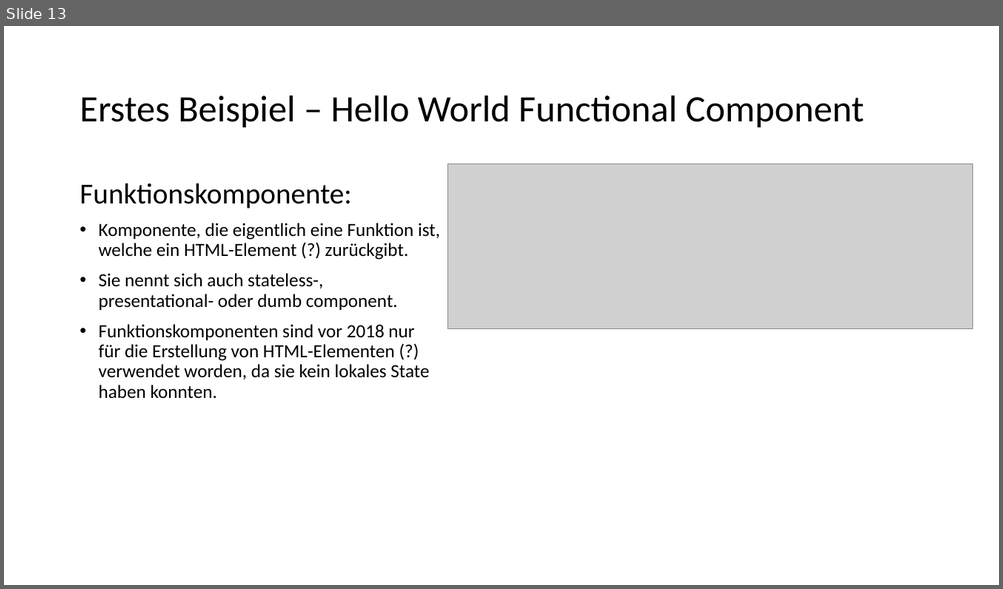
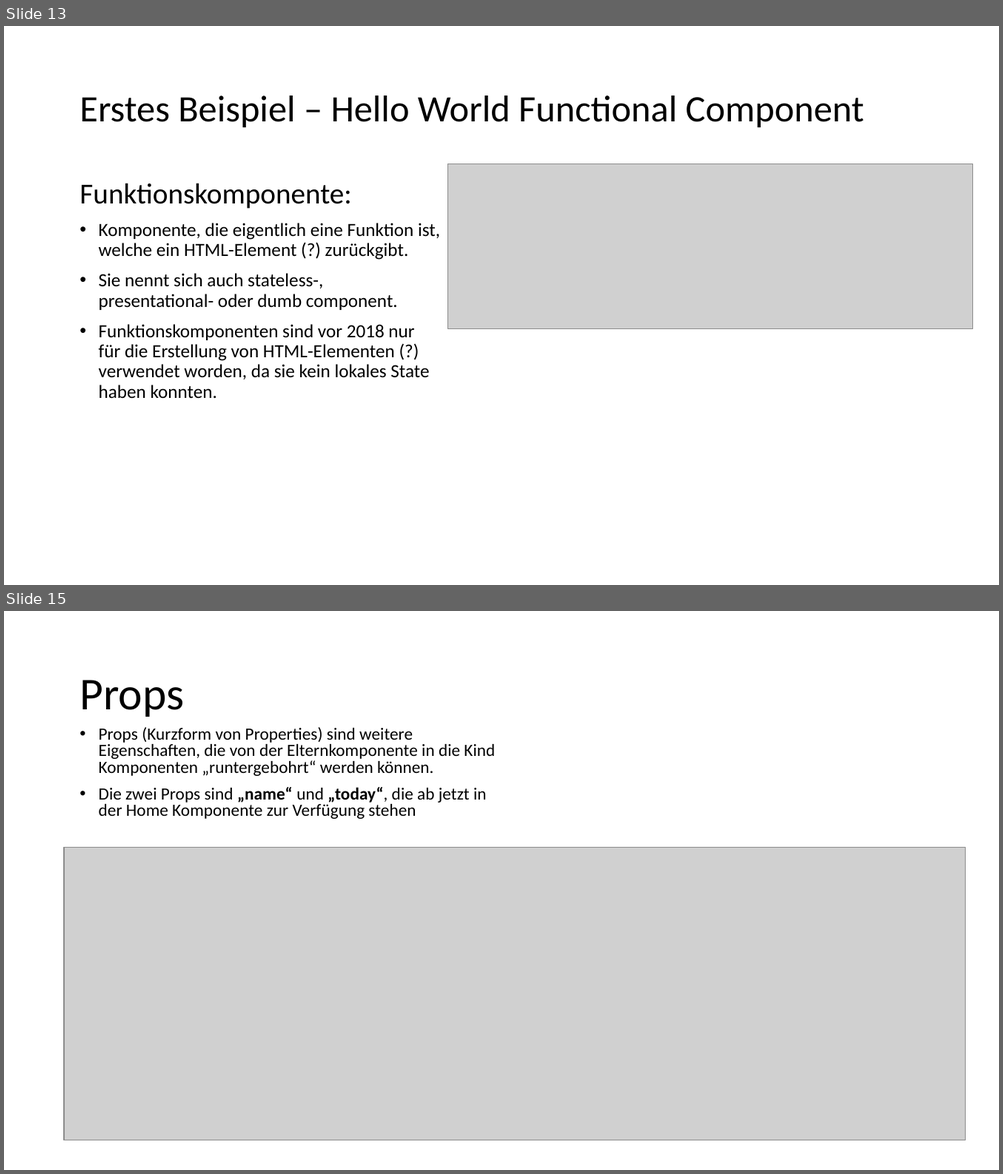
Before and after one commit to szitastamas/react_presentation_drheuer, a slide deck: React_Components.pptx. Shown one above the other, each under a label of ours: slide 13 before the commit, slides 13 and 15 after it; the slides between them are not shown. The pictures are 1003x589 and 1003x1174 pixels, drawn with LibreOffice and Linux fonts; fonts in the diff are those of the drawing; grey boxes stand for pictures. Boxes give left, top, right and bottom in pixels: in the first picture for what was removed or moved away, otherwise in the second. Text is boxed around its words. In the diff, an @@ line names an element or a change of style, - is before the commit and + after.

```diff
--- a/React_Components.pptx
+++ b/React_Components.pptx
@@ slide 15 added at <box>4,611,999,1170</box>, background #FFFFFF @@
@@ title added at <box>79,680,184,717</box>, 44 pt, text #000000 @@
+Props
@@ text added at <box>99,727,495,819</box>, 16.6 pt, text #000000 @@
+• Props (Kurzform von Properties) sind weitere Eigenschaften, die von der Elternkomponente in die Kind Komponenten „runtergebohrt“ werden können.
+• Die zwei Props sind „name“ und „today“, die ab jetzt in der Home Komponente zur Verfügung stehen
@@ picture added at <box>64,848,965,1141</box> @@
```
Also in this commit, not shown: 1 slide changed, 8 other slides added, 4 other files.
